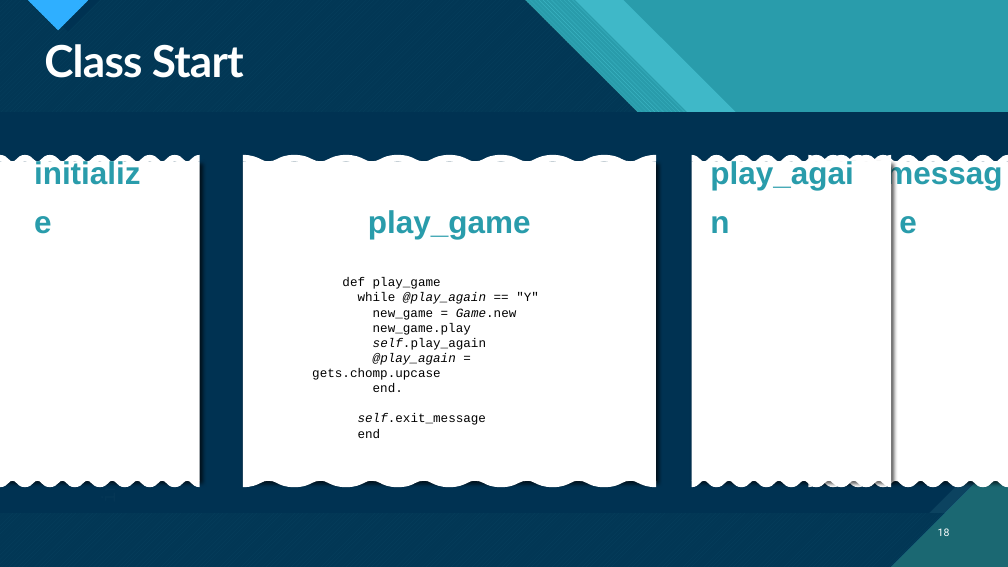
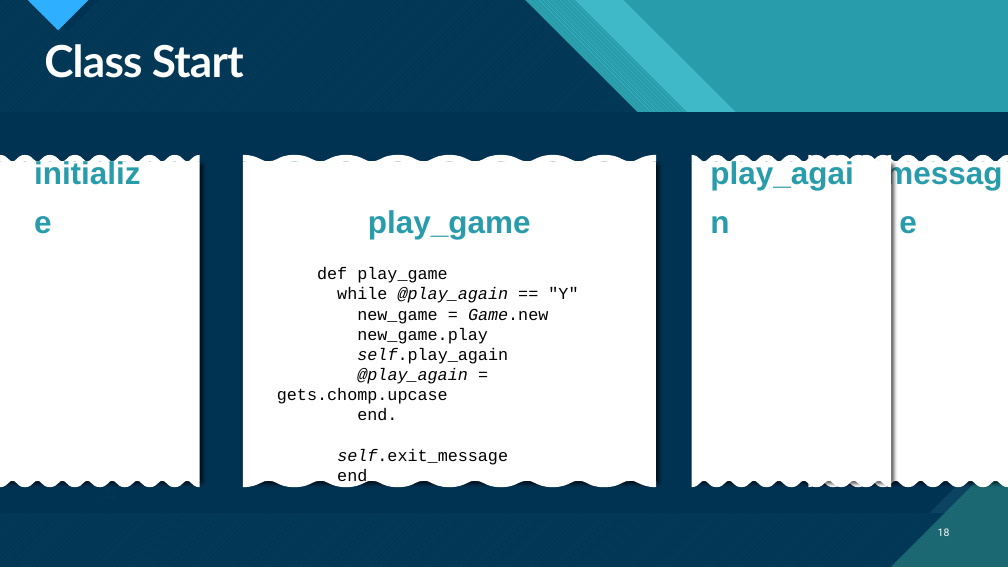
Before and after one commit to phuongThanhKMA/Ruby-Hangman-AT16, a slide deck: slide 18 of Presentation.pptx. Drawn at 1008x567 pixels with LibreOffice and Linux fonts; fonts in the diff are those of the drawing. Boxes give left, top, right and bottom in pixels: in the first picture for what was removed or moved away, otherwise in the second. Text is boxed around its words. In the diff, an @@ line names an element or a change of style, - is before the commit and + after.

```diff
--- a/Presentation.pptx
+++ b/Presentation.pptx
@@ text "def play_game": place and size @@
-text "def play_game" at bbox=[312, 277, 539, 438]
+text "def play_game" at bbox=[277, 267, 578, 465]
@@ text "def play_game" at bbox=[277, 267, 578, 465]: size 12 to 16 pt @@
```
Also in this commit, not shown: 2 other slides changed.
